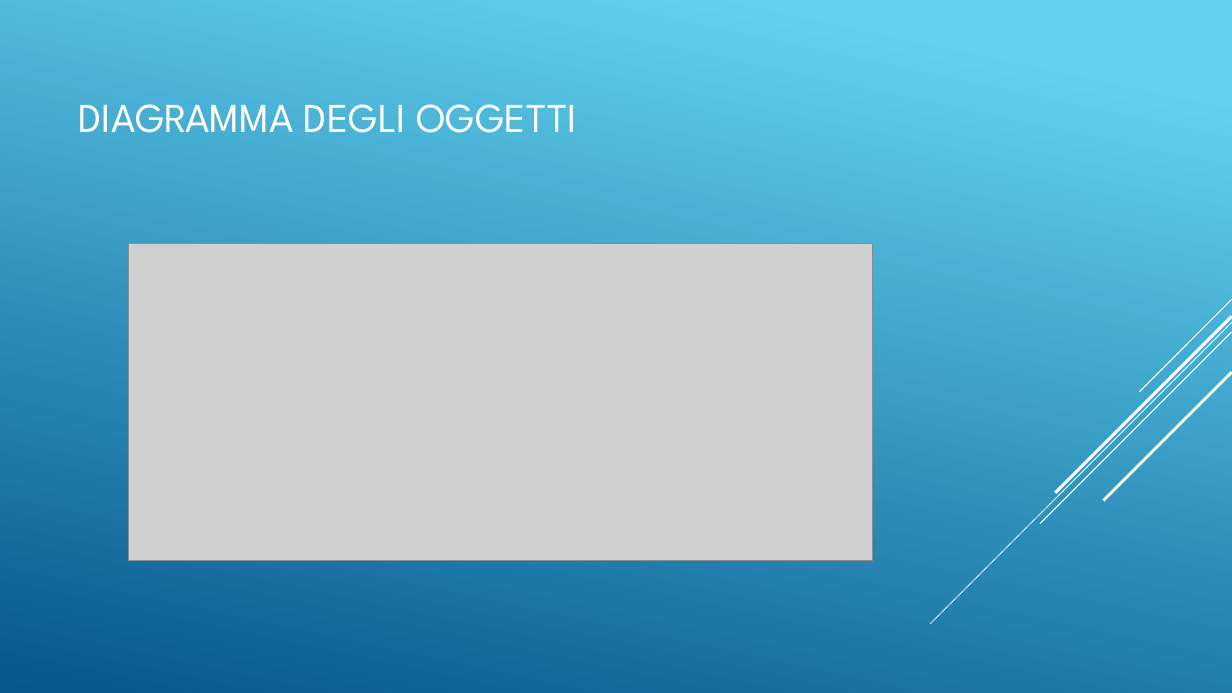
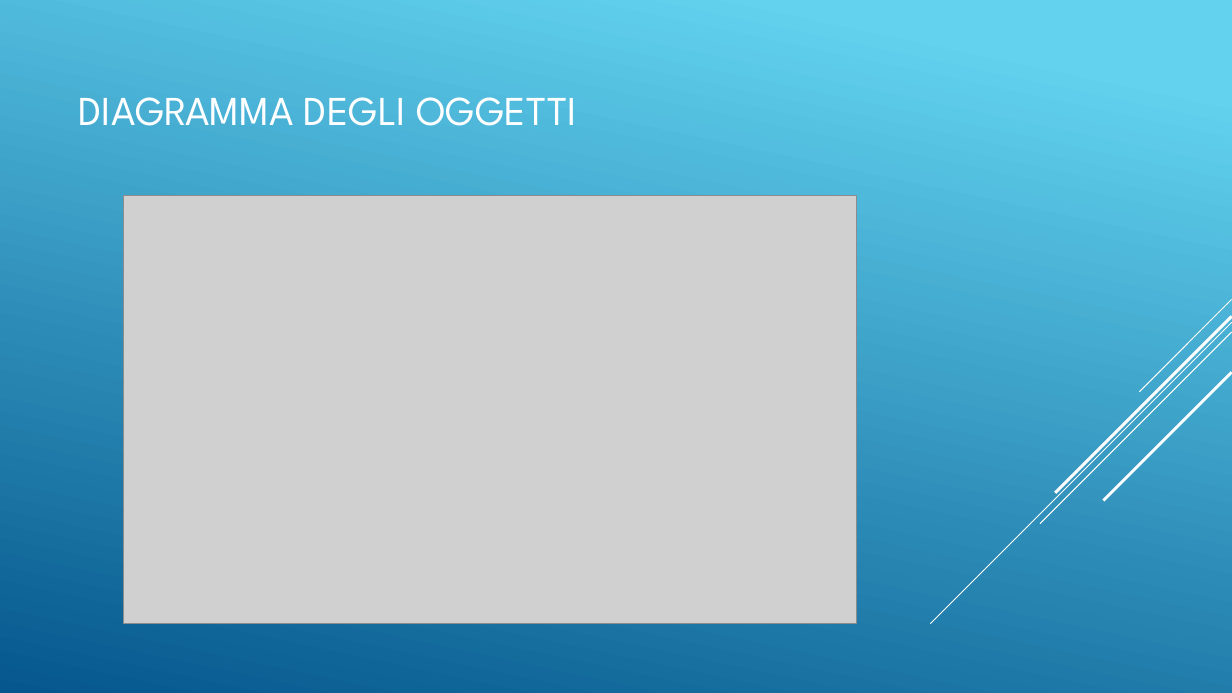
Before and after one commit to ferpos-engineering/WorkshopVs, a slide deck: slide 12 of Lezioni/UML/Slides-UML.pptx. Drawn at 1232x693 pixels with LibreOffice and Linux fonts; fonts in the diff are those of the drawing; grey boxes stand for pictures. Boxes give left, top, right and bottom in pixels: in the first picture for what was removed or moved away, otherwise in the second. Text is boxed around its words. In the diff, an @@ line names an element or a change of style, - is before the commit and + after.

Commit message:
Object diagram modified.

```diff
--- a/Lezioni/UML/Slides-UML.pptx
+++ b/Lezioni/UML/Slides-UML.pptx
@@ title "DIAGRAMMA DEGLI OGGETTI": place and size @@
-title "DIAGRAMMA DEGLI OGGETTI" at bbox=[78, 104, 576, 133]
+title "DIAGRAMMA DEGLI OGGETTI" at bbox=[78, 97, 576, 126]
@@ picture: place and size @@
-picture at bbox=[128, 243, 873, 560]
+picture at bbox=[124, 196, 857, 624]
```
Also in this commit, not shown: 2 other files.
